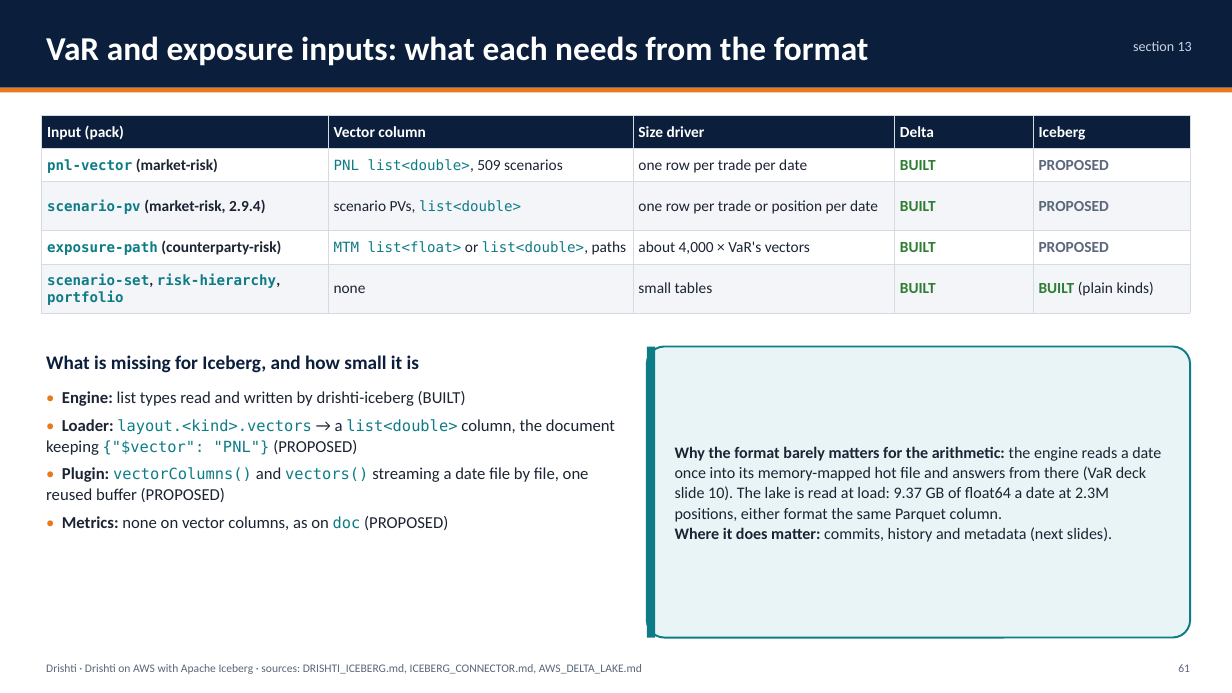
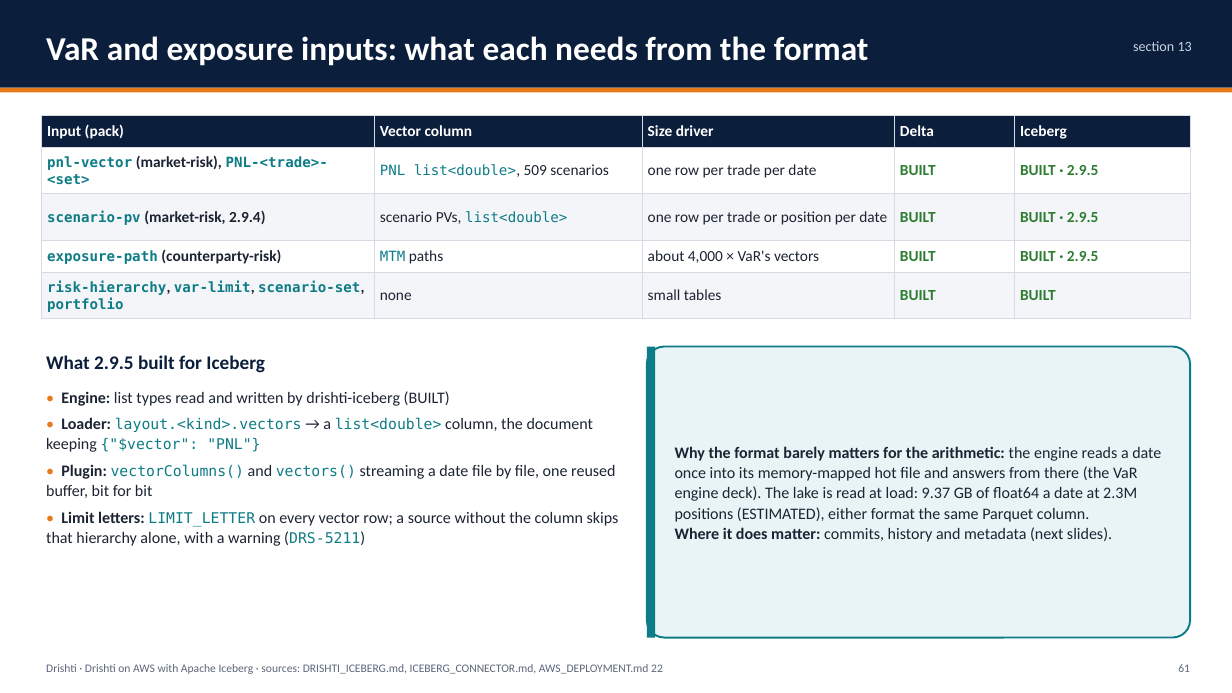
Before and after one commit to ajsinha/drishti, a slide deck: slide 61 of docs/publications/Drishti-AWS-Iceberg.pptx. Drawn at 1232x693 pixels with LibreOffice and Linux fonts; fonts in the diff are those of the drawing. Boxes give left, top, right and bottom in pixels: in the first picture for what was removed or moved away, otherwise in the second. Text is boxed around its words. In the diff, an @@ line names an element or a change of style, - is before the commit and + after.

Commit message:
Decks for 2.9.5: VaR (34), AWS + Iceberg (78), Design and Evidence (74), AWS + Delta Lake (105): hierarchies and limit letters, Iceberg for VaR and exposure, official results to Delta or Iceberg on S3, airtight connector upgrades and the Delta = Iceberg evidence as built; the 2.9.6 roadmap

```diff
--- a/docs/publications/Drishti-AWS-Iceberg.pptx
+++ b/docs/publications/Drishti-AWS-Iceberg.pptx
@@ table at [42,116,1190,319] @@
-row 2, column 1: pnl-vector (market-risk)
+row 2, column 1: pnl-vector (market-risk), PNL-<trade>-<set>
-row 2, column 5: PROPOSED
+row 2, column 5: BUILT · 2.9.5
-row 3, column 5: PROPOSED
+row 3, column 5: BUILT · 2.9.5
-row 4, column 2: MTM list<float> or list<double>, paths
+row 4, column 2: MTM paths
-row 4, column 5: PROPOSED
+row 4, column 5: BUILT · 2.9.5
-row 5, column 1: scenario-set, risk-hierarchy, portfolio
+row 5, column 1: risk-hierarchy, var-limit, scenario-set, portfolio
-row 5, column 5: BUILT (plain kinds)
+row 5, column 5: BUILT
@@ text at [46,355,265,373]: text changed @@
-What is missing for Iceberg, and how small it is
+What 2.9.5 built for Iceberg
@@ text at [46,417,619,546]: text changed; size 13 to 12.5 pt @@
-• Loader: layout.<kind>.vectors → a list<double> column, the document keeping {"$vector": "PNL"} (PROPOSED)
-• Plugin: vectorColumns() and vectors() streaming a date file by file, one reused buffer (PROPOSED)
-• Metrics: none on vector columns, as on doc (PROPOSED)
+• Loader: layout.<kind>.vectors → a list<double> column, the document keeping {"$vector": "PNL"}
+• Plugin: vectorColumns() and vectors() streaming a date file by file, one reused buffer, bit for bit
+• Limit letters: LIMIT_LETTER on every vector row; a source without the column skips that hierarchy alone, with a warning (DRS-5211)
@@ text at [61,391,450,406]: size 13 to 12.5 pt in "• Engine: list types read and written ..." @@
@@ text at [675,446,1161,522]: text changed @@
-Why the format barely matters for the arithmetic: the engine reads a date once into its memory-mapped hot file and answers from there (VaR deck slide 10). The lake is read at load: 9.37 GB of float64 a date at 2.3M positions, either format the same Parquet column.
+Why the format barely matters for the arithmetic: the engine reads a date once into its memory-mapped hot file and answers from there (the VaR engine deck). The lake is read at load: 9.37 GB of float64 a date at 2.3M positions (ESTIMATED), either format the same Parquet column.
@@ text at [46,664,663,674]: text changed @@
-Drishti · Drishti on AWS with Apache Iceberg · sources: DRISHTI_ICEBERG.md, ICEBERG_CONNECTOR.md, AWS_DELTA_LAKE.md
+Drishti · Drishti on AWS with Apache Iceberg · sources: DRISHTI_ICEBERG.md, ICEBERG_CONNECTOR.md, AWS_DEPLOYMENT.md 22
```
Also in this commit, not shown: 63 other slides changed, 1 slide added, 7 other files.
